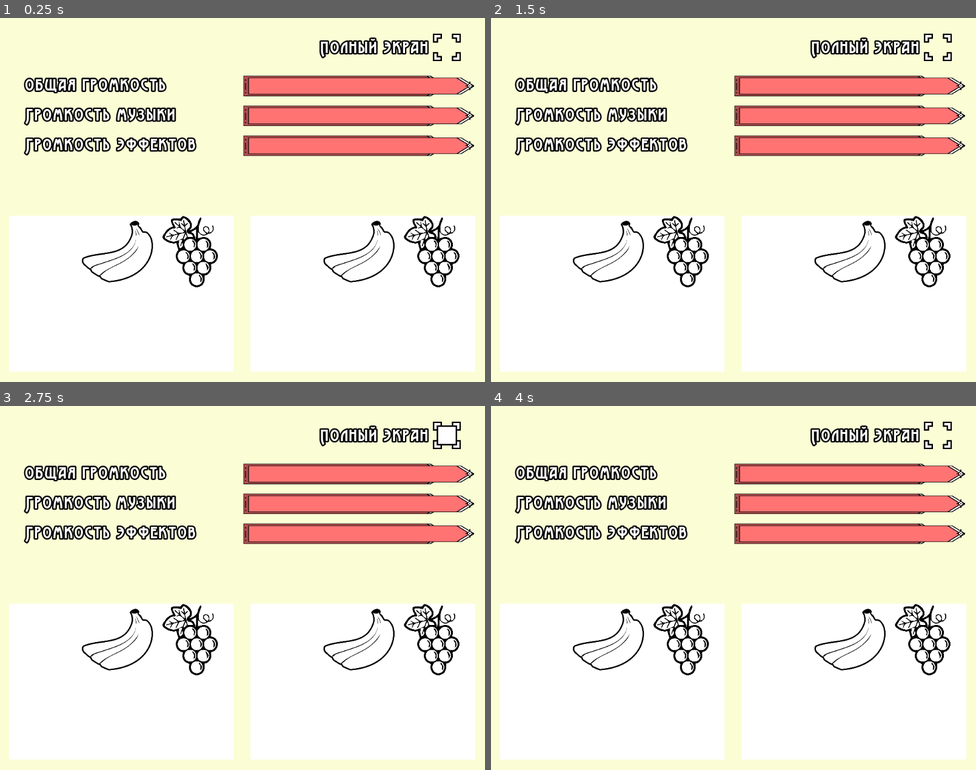
Above: before the commit, frames 1-4 (two rows, left to right).
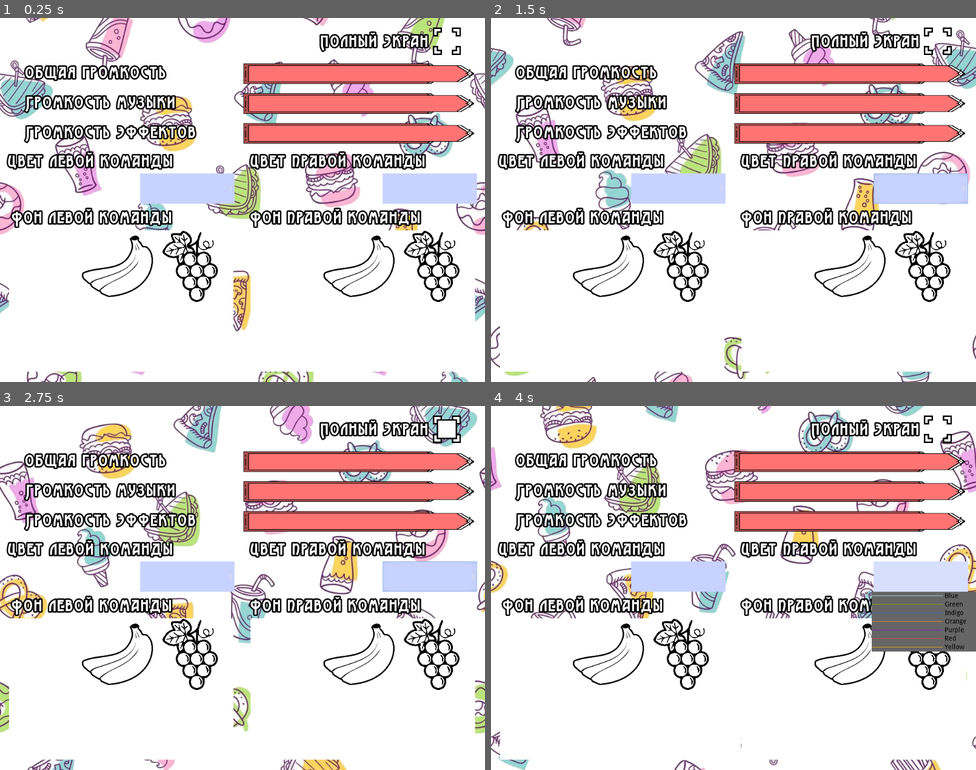
Above: after the commit, the same moments.

Repository: jandarm/Splatt
Game: Godot game, scene res://Scenes/Settings/Settings.tscn
Two runs of this game, one before a commit and one after it. Both use one fixed random seed, a clock stepped at 60 frames per second and the inputs below. This scene is started directly instead of the project's main scene.
Inputs (mouse positions are in pixels of both pictures, inside the frame that each line leads up to):
- Up to frame 1 (0.25 s): no input
- Up to frame 2 (1.5 s): click (922, 189) at 0.5 s, where only the run after the commit has a clickable "Цвет правой команды"; click (680, 189) at 1.25 s, where only the run after the commit has a clickable "Цвет левой команды"
- Up to frame 3 (2.75 s): click "Полный экран" at 2 s
- Up to frame 4 (4 s): click "Полный экран" at 2.75 s; click (922, 577) at 3.5 s, where only the run after the commit has a clickable "Цвет правой команды"

The runs differ from the first frame. In frame 1, 62% of the frame differs, in the area x 0-100%, y 0-100%; in frame 2, 62%; in frame 3, 62%; in frame 4, 64%.

Commit message:
Settings done
Now color is changed accordingly to the chosen on settings screen.
Note: settings doesn't show CURRENT team colors and backgrounds when settings is opened (unlike current volume and full screen checkbox)

Diff:
--- a/Scenes/Settings/Settings.tscn
+++ b/Scenes/Settings/Settings.tscn
@@ -48,14 +48,49 @@
 margin_left = 2.0562
 modulate_color = Color( 1, 0.454902, 0.454902, 1 )
 
+[sub_resource type="StyleBoxFlat" id=10]
+bg_color = Color( 0.627451, 1, 0.290196, 1 )
+
 [sub_resource type="StyleBoxFlat" id=11]
-bg_color = Color( 0.627451, 1, 0.290196, 1 )
-
-[sub_resource type="StyleBoxFlat" id=10]
 bg_color = Color( 1, 1, 1, 1 )
 
 [sub_resource type="StyleBoxFlat" id=12]
 bg_color = Color( 1, 0.890196, 0.290196, 1 )
+
+[sub_resource type="StyleBoxFlat" id=13]
+bg_color = Color( 0.388235, 0.423529, 0.560784, 1 )
+
+[sub_resource type="StyleBoxFlat" id=14]
+bg_color = Color( 0.4, 0.4, 0.4, 1 )
+
+[sub_resource type="Theme" id=15]
+PopupMenu/colors/font_color = Color( 0, 0, 0, 1 )
+PopupMenu/colors/font_color_accel = Color( 0.7, 0.7, 0.7, 0.8 )
+PopupMenu/colors/font_color_disabled = Color( 0.4, 0.4, 0.4, 0.8 )
+PopupMenu/colors/font_color_hover = Color( 1, 1, 1, 1 )
+PopupMenu/constants/hseparation = 4
+PopupMenu/constants/vseparation = 4
+PopupMenu/fonts/font = null
+PopupMenu/icons/checked = null
+PopupMenu/icons/radio_checked = null
+PopupMenu/icons/radio_unchecked = null
+PopupMenu/icons/submenu = null
+PopupMenu/icons/unchecked = null
+PopupMenu/styles/hover = SubResource( 13 )
+PopupMenu/styles/labeled_separator_left = null
+PopupMenu/styles/labeled_separator_right = null
+PopupMenu/styles/panel = SubResource( 14 )
+PopupMenu/styles/panel_disabled = null
+PopupMenu/styles/separator = null
+
+[sub_resource type="StyleBoxFlat" id=16]
+bg_color = Color( 0.564706, 0.647059, 0.968627, 1 )
+
+[sub_resource type="StyleBoxFlat" id=17]
+bg_color = Color( 0.847059, 0.878431, 1, 1 )
+
+[sub_resource type="StyleBoxFlat" id=18]
+bg_color = Color( 0.784314, 0.827451, 1, 1 )
 
 [node name="Settings" type="Control"]
 anchor_right = 1.0
@@ -70,6 +105,7 @@
 Pictures = "res://Assets/Background"
 
 [node name="Panel" type="Panel" parent="."]
+visible = false
 anchor_right = 1.0
 anchor_bottom = 1.0
 margin_left = -12.0
@@ -83,9 +119,9 @@
 
 [node name="FullScreen" type="CheckBox" parent="."]
 margin_left = 908.768
-margin_top = 28.8148
+margin_top = 16.0
 margin_right = 975.768
-margin_bottom = 94.8148
+margin_bottom = 82.0
 focus_mode = 0
 mouse_default_cursor_shape = 2
 size_flags_horizontal = 3
@@ -117,11 +153,12 @@
 anchor_right = 1.0
 anchor_bottom = 0.5
 margin_left = -511.0
-margin_top = -262.0
+margin_top = -288.0
 margin_right = -24.0
-margin_bottom = -93.0
+margin_bottom = -119.0
 custom_constants/vseparation = 20
 __meta__ = {
+"_edit_group_": true,
 "_edit_use_anchors_": false
 }
 
@@ -213,37 +250,122 @@
 }
 
 [node name="LeftTeamIcons" type="ItemList" parent="."]
-margin_left = 17.8578
-margin_top = 417.0
-margin_right = 491.858
+margin_left = 18.0
+margin_top = 448.0
+margin_right = 492.0
 margin_bottom = 746.0
+rect_clip_content = false
 focus_mode = 0
 mouse_default_cursor_shape = 2
-custom_styles/selected = SubResource( 11 )
-custom_styles/bg = SubResource( 10 )
+custom_styles/selected = SubResource( 10 )
+custom_styles/bg = SubResource( 11 )
 custom_colors/guide_color = Color( 1, 1, 1, 1 )
 items = [ "", null, false ]
 max_columns = 3
 same_column_width = true
 fixed_icon_size = Vector2( 150, 150 )
 __meta__ = {
+"_edit_group_": true,
+"_edit_use_anchors_": false
+}
+
+[node name="Label" type="Label" parent="LeftTeamIcons"]
+margin_left = 5.0
+margin_top = -49.0
+margin_right = 349.0
+margin_bottom = -4.0
+custom_fonts/font = SubResource( 4 )
+custom_colors/font_color = Color( 1, 1, 1, 1 )
+text = "Фон левой команды"
+__meta__ = {
 "_edit_use_anchors_": false
 }
 
 [node name="RightTeamIcons" type="ItemList" parent="."]
-margin_left = 528.389
-margin_top = 417.0
-margin_right = 1002.39
+margin_left = 528.0
+margin_top = 448.0
+margin_right = 1002.0
 margin_bottom = 746.0
+rect_clip_content = false
 focus_mode = 0
 mouse_default_cursor_shape = 2
 custom_styles/selected = SubResource( 12 )
-custom_styles/bg = SubResource( 10 )
+custom_styles/bg = SubResource( 11 )
 custom_colors/guide_color = Color( 1, 1, 1, 1 )
 items = [ "", null, false ]
 max_columns = 3
 same_column_width = true
 fixed_icon_size = Vector2( 150, 150 )
+__meta__ = {
+"_edit_group_": true,
+"_edit_use_anchors_": false
+}
+
+[node name="Label" type="Label" parent="RightTeamIcons"]
+margin_left = -1.09613
+margin_top = -49.0
+margin_right = 357.904
+margin_bottom = -4.0
+custom_fonts/font = SubResource( 4 )
+custom_colors/font_color = Color( 1, 1, 1, 1 )
+text = "Фон правой команды"
+__meta__ = {
+"_edit_use_anchors_": false
+}
+
+[node name="RightTeamList" type="OptionButton" parent="."]
+margin_left = 807.0
+margin_top = 328.0
+margin_right = 1006.0
+margin_bottom = 392.0
+theme = SubResource( 15 )
+custom_styles/hover = SubResource( 16 )
+custom_styles/pressed = SubResource( 17 )
+custom_styles/normal = SubResource( 18 )
+custom_colors/font_color = Color( 0, 0, 0, 1 )
+custom_colors/font_color_hover = Color( 0, 0, 0, 1 )
+custom_colors/font_color_pressed = Color( 0, 0, 0, 1 )
+selected = 0
+__meta__ = {
+"_edit_use_anchors_": false
+}
+
+[node name="Label" type="Label" parent="RightTeamList"]
+margin_left = -279.707
+margin_top = -48.0
+margin_right = 89.2928
+margin_bottom = -3.0
+custom_fonts/font = SubResource( 4 )
+custom_colors/font_color = Color( 1, 1, 1, 1 )
+text = "Цвет правой команды"
+__meta__ = {
+"_edit_use_anchors_": false
+}
+
+[node name="LeftTeamList" type="OptionButton" parent="."]
+margin_left = 295.293
+margin_top = 328.0
+margin_right = 494.293
+margin_bottom = 392.0
+theme = SubResource( 15 )
+custom_styles/hover = SubResource( 16 )
+custom_styles/pressed = SubResource( 17 )
+custom_styles/normal = SubResource( 18 )
+custom_colors/font_color = Color( 0, 0, 0, 1 )
+custom_colors/font_color_hover = Color( 0, 0, 0, 1 )
+custom_colors/font_color_pressed = Color( 0, 0, 0, 1 )
+__meta__ = {
+"_edit_use_anchors_": false
+}
+
+[node name="Label" type="Label" parent="LeftTeamList"]
+margin_left = -279.707
+margin_top = -48.0
+margin_right = 89.2928
+margin_bottom = -3.0
+custom_fonts/font = SubResource( 4 )
+custom_colors/font_color = Color( 1, 1, 1, 1 )
+text = "Цвет левой команды"
 __meta__ = {
 "_edit_use_anchors_": false
 }
@@ -253,3 +375,5 @@
 [connection signal="value_changed" from="GridContainer/EffectsSlider" to="." method="_on_EffectsSlider_value_changed"]
 [connection signal="item_selected" from="LeftTeamIcons" to="." method="_on_LeftTeamIcons_item_selected"]
 [connection signal="item_selected" from="RightTeamIcons" to="." method="_on_RightTeamIcons_item_selected"]
+[connection signal="item_selected" from="RightTeamList" to="." method="_on_RightTeamList_item_selected"]
+[connection signal="item_selected" from="LeftTeamList" to="." method="_on_LeftTeamList_item_selected"]
--- a/Script/Settings/Settings.gd
+++ b/Script/Settings/Settings.gd
@@ -3,6 +3,11 @@
 export(String, DIR) var Pictures
 var left_team
 var right_team
+
+var right_team_dropbox
+var right_team_style = StyleBoxFlat.new()
+var left_team_dropbox
+var left_team_style = StyleBoxFlat.new()
 
 func _ready():
 	#Displaying current settings
@@ -15,6 +20,19 @@
 
 	left_team = get_node("LeftTeamIcons")
 	right_team = get_node("RightTeamIcons")
+	right_team_dropbox = get_node("RightTeamList")
+	left_team_dropbox = get_node("LeftTeamList")
+
+	#Filling team colors button
+	for i in Manager.Colours:
+		var preview = GradientTexture.new()
+		preview.width = 150
+		var gr = Gradient.new()
+		gr.remove_point(1)
+		gr.set_color(0, Manager.Colours.get(i))
+		preview.gradient = gr
+		right_team_dropbox.get_popup().add_icon_item(preview, i)
+		left_team_dropbox.get_popup().add_icon_item(preview, i)
 
 	#Reading files from Background dirrectory
 	var dir = Directory.new()
@@ -38,26 +56,58 @@
 		print("An error occurred when trying to access the Parallax texture dirrectory path.")
 	pass
 
+
+func _on_RightTeamList_item_selected(index):
+	Manager.Right_team_color = Manager.Colours.get(right_team_dropbox.get_item_text(index))
+
+	#Changing displayed color for OptionButton
+	right_team_style.set_bg_color(Manager.Colours.get(right_team_dropbox.get_item_text(index)))
+	right_team_dropbox.set('custom_styles/normal', right_team_style)
+	right_team_dropbox.set('custom_styles/hover', right_team_style)
+
+	#Changing displayed color for GridContainer
+	right_team.set('custom_styles/selected', right_team_style)
+	pass
+
+
+func _on_LeftTeamList_item_selected(index):
+	Manager.Left_team_color = Manager.Colours.get(left_team_dropbox.get_item_text(index))
+
+	#Changing displayed color for OptionButton
+	left_team_style.set_bg_color(Manager.Colours.get(left_team_dropbox.get_item_text(index)))
+	left_team_dropbox.set('custom_styles/normal', left_team_style)
+	left_team_dropbox.set('custom_styles/hover', left_team_style)
+
+	#Changing displayed color for GridContainer
+	left_team.set('custom_styles/selected', left_team_style)
+	pass
+
+
 func _on_LeftTeamIcons_item_selected(index):
 	Manager.Left_team_background = left_team.get_item_icon(index)
 	pass
+
 
 func _on_RightTeamIcons_item_selected(index):
 	Manager.Right_team_background = right_team.get_item_icon(index)
 	pass
 
+
 func _on_FullScreen_pressed():
 	OS.window_fullscreen = !OS.window_fullscreen
 	pass
+
 
 func _on_VolumeSlider_value_changed(value):
 	AudioServer.set_bus_volume_db(AudioServer.get_bus_index("Master"), value)
 	pass
 
+
 func _on_MusicSlider_value_changed(value):
 	AudioServer.set_bus_volume_db(AudioServer.get_bus_index("Music"), value)
 	pass
 
+
 func _on_EffectsSlider_value_changed(value):
 	AudioServer.set_bus_volume_db(AudioServer.get_bus_index("SF"), value)
 	pass
Not shown: 1 places in Scenes/Settings/Settings.tscn that only renumber resources
